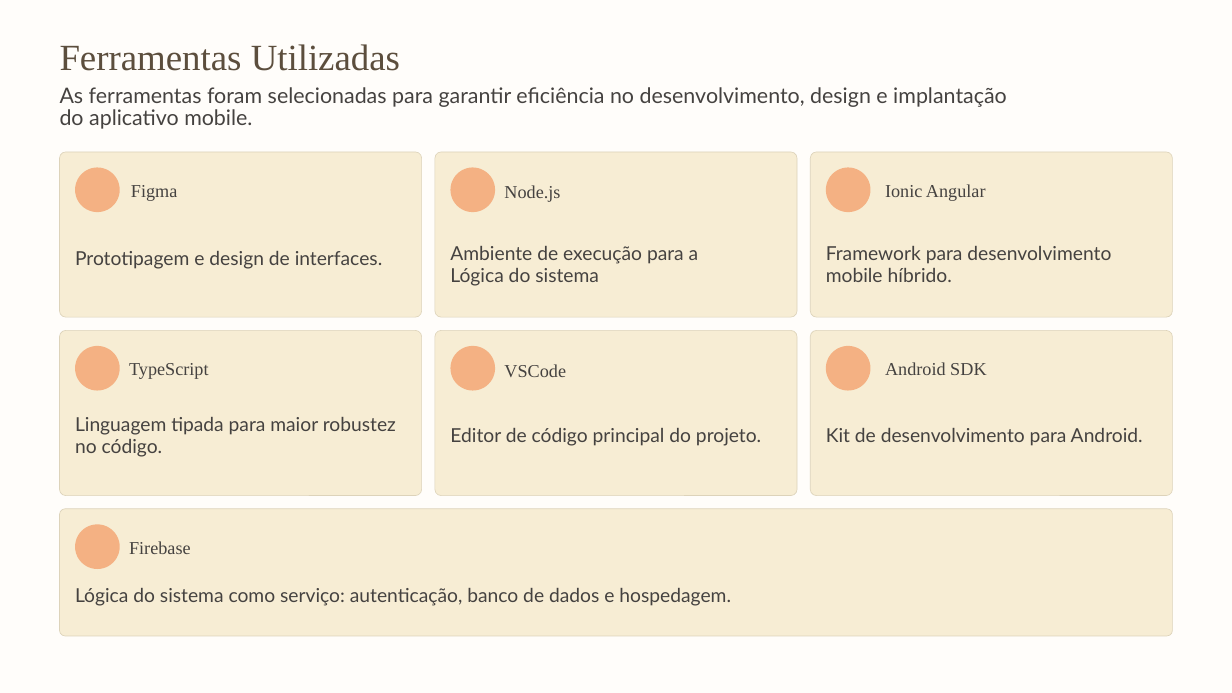
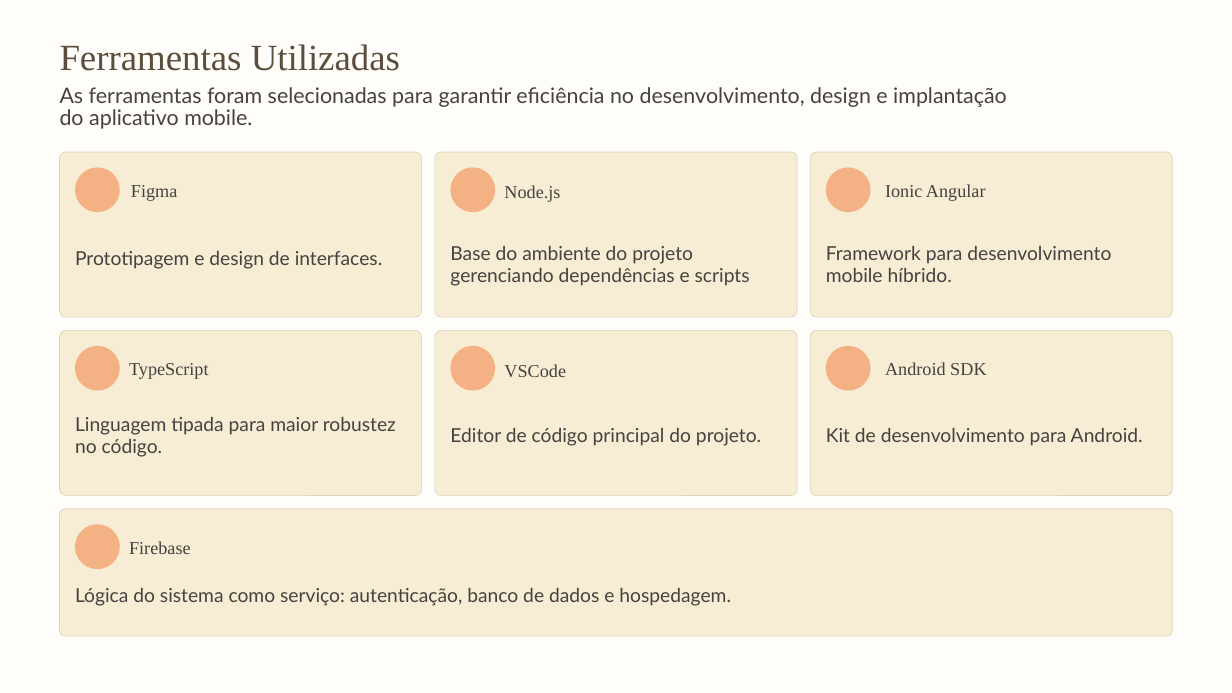
Before and after one commit to Daniel-Brevess/Plot, a slide deck: slide 6 of Documentation/Slide app Rpojeto Plot V2.pptx. Drawn at 1232x693 pixels with LibreOffice and Linux fonts; fonts in the diff are those of the drawing; background and template pictures are left out. Boxes give left, top, right and bottom in pixels: in the first picture for what was removed or moved away, otherwise in the second. Text is boxed around its words. In the diff, an @@ line names an element or a change of style, - is before the commit and + after.

Commit message:
Atualiza documentacao do projeto

```diff
--- a/Documentation/Slide app Rpojeto Plot V2.pptx
+++ b/Documentation/Slide app Rpojeto Plot V2.pptx
@@ text at <box>450,246,750,286</box>: text changed @@
-Ambiente de execução para a
-Lógica do sistema
+Base do ambiente do projeto
+gerenciando dependências e scripts
```
Also in this commit, not shown: 5 other slides changed, 6 other files.
